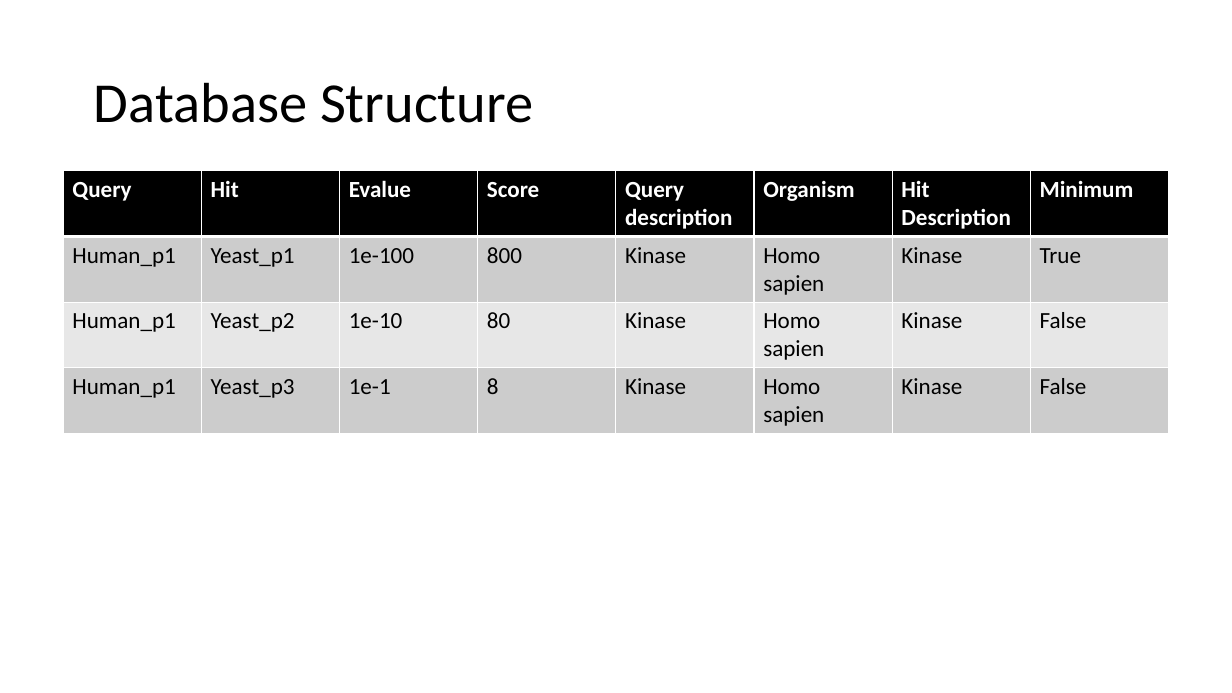
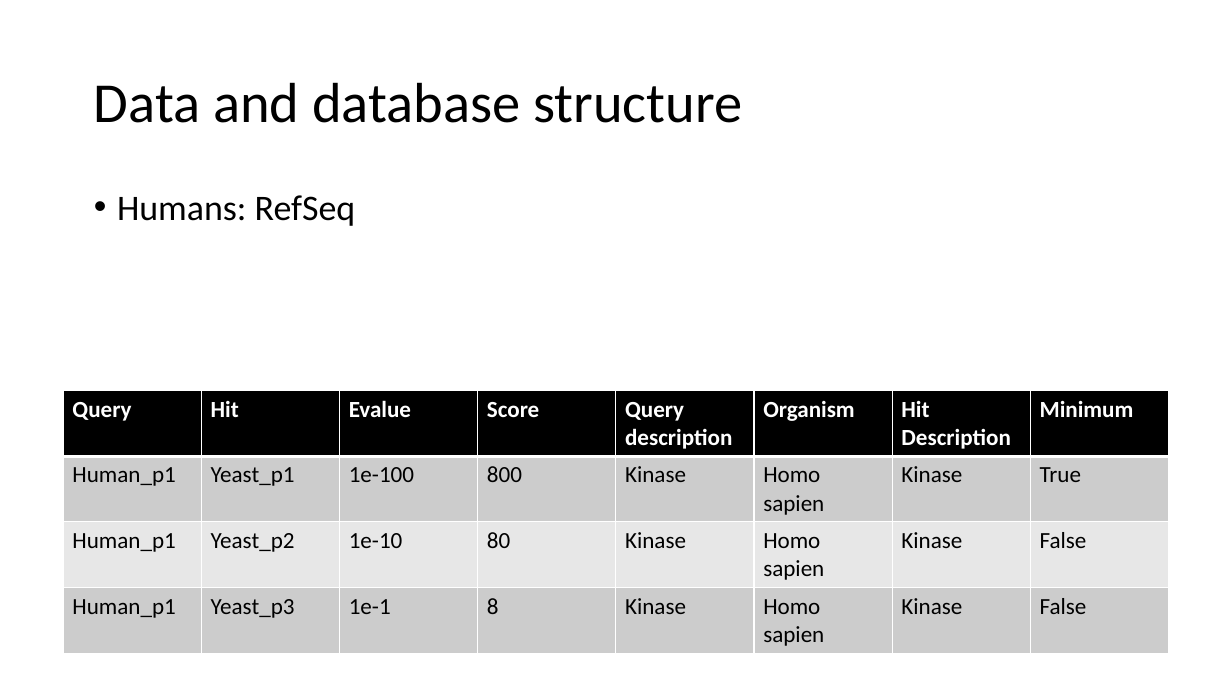
Before and after one commit to greenkidneybean/bchb524_final, a slide deck: slide 4 of presentation.pptx. Drawn at 1232x693 pixels with LibreOffice and Linux fonts; fonts in the diff are those of the drawing. Boxes give left, top, right and bottom in pixels: in the first picture for what was removed or moved away, otherwise in the second. Text is boxed around its words. In the diff, an @@ line names an element or a change of style, - is before the commit and + after.

```diff
--- a/presentation.pptx
+++ b/presentation.pptx
@@ title at (94, 82, 742, 123): text changed @@
-Database Structure
+Data and database structure
@@ text added at (117, 195, 356, 226), 28 pt, text #000000 @@
+• Humans: RefSeq
@@ table: place and size @@
-table at (63, 171, 1172, 430)
+table at (63, 391, 1172, 650)
```
Also in this commit, not shown: 2 other slides changed, 1 other file.
